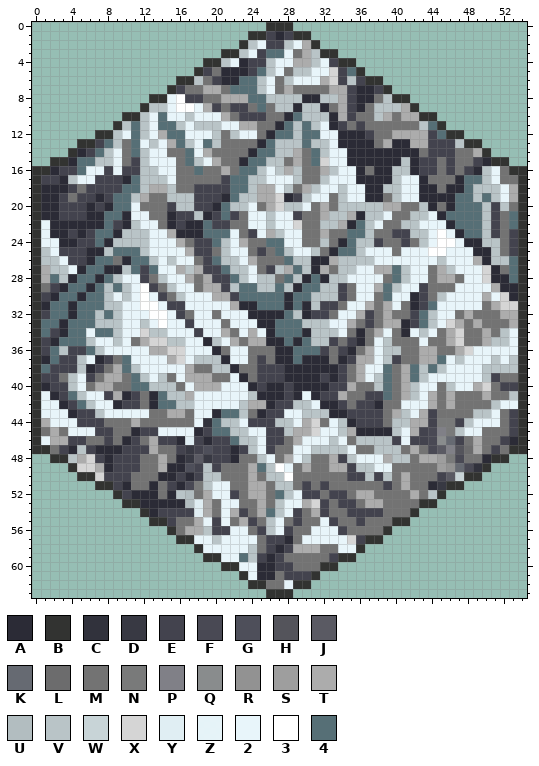
Pixel-art sprite, stored at desktop/asset/images/tiles/Tile_Mountain_Ice.png. That is the earlier state.
The file is 55x64 pixels. Colours within 5 levels of each other are drawn and written as one.
Palette (. is transparent): A #2b2b36  B #323331  C #31323c  D #383943  E #43434e  F #494954  G #4e4f5a  H #54545b  J #5a5a63  K #666a72  L #6c6c6d  M #737373  N #797a7a  P #808087  Q #898c8d  R #929292  S #9e9e9e  T #acacac  U #b2bdc0  V #b9c4c7  W #c8d4d7  X #d5d5d5  Y #e0eef3  Z #e8f5faf8  2 #e8f5fa  3 #ffffff  4 #566f76
Pixels before (only the part around the change), first column x 0:
 0 ..........................BBB..........................
 1 ........................BBEAEBB........................
 2 .......................BV2EEV2TB.......................
 3 .....................BBV2E442MTVBB.....................
 4 ...................BBV2AEEV22TTV2EBB...................
 5 ..................BEMAAAE4V2MVV22XE4B..................
 6 ................BBVMEAA44V2MV222TXEVEBB................
 7 ...............BEMMTTM444V2MTMMMMTTEAAEB...............
 8 .............BB23EEMMTTT44VVVVAAVVTEAAMVBB.............
 9 ............BVV2332TEMEEM4MVVAVVAMTEAMVVVTB............
10 ..........BBV2422V222TMEEEMMA4VVVATEMMVTMTTBB..........
11 .........BV4V244V2VVV22TTMMA4V4V2AEMEMMMMMMV4B.........
12 .......BBV24V2T44222VMV22MA44V4422AAAEMMTTTTE4BB.......
13 .....BBE4VM42V2T4V24VMMMMA4VVV4VV2AAAAMTAATTEEEVBB.....
14 ....BAE4V2M4V22MM42TMMMMA44VVTM4V22AAAAAAAAMEEEMMTB....
15 ..BBA44VV2MEV222M4V2TMMA44VVMTM4X22AAAAAAVAEEMEMMEABB..
16 BBAEE422E2EEVV22MM4MMTM44V2VTVMMTV22AMAAVVAEEMEMEAV2MBB
17 BEEAV22EEEA4VVV2MMMMME44VV222VMMV222AAAAV22AMMMA44V2MMB
18 BAAAEMEEEE44VTTVMMEEEE44VTT2VMTV22V22AAVV22AAMAA4VVV2TB
19 BAAEMEEAE44VTMMVVVEEEA4VVTTXAEV22MV22AAMV22AAAA44V4V2TB
20 BAAEEEAEA442MMMEVVEEA4VV2MTXVV2MTMVVVVVTTMMVAMA444VEVMB
21 BAAEEEAA44A22MMAEEVAE4EM22V22EMMTVVTAVV2MMVV2A4444VEM4B
22 B2AAAAAA4EAV22MAEAA4EEMM22V22XMMVVTA4V2MMVV222A444VEM4B
23 B2AAEAE44AVVV22TAAA4442ME2TV22MMTMM44VMMEEVV232A44VEMEB
24 B22AAEE4AVVVV222TMEE4V2TMM4422MMVMA4VVEMMEMV2332AAVVMEB
25 BV2EEEAAV444V2222TEEMV22MEM4V22VMA44V222M22233222AAVMEB
26 BVV2EEA44MA44V2V22ME4VV2TMMM4VVAATVVVV2222222V222TAVV4B
27 BTVV2A44AAV4E422TVTEE4VV2MEVT4VATMVV22TT4V22MTV222XAM4B
28 BT4VA44A4V22EMV22TMTEE4V2VVM4VA4AVV2222M4V22MTTM22XAA4B
29 BMEA44A4V4V23EMV22MTTEV44VV4VA44VVEM22T4V22EMMM2222TAAB
30 BEA44A44V2V232EMV222TTE44444A44VVVEM22M422AEMV2222T2XAB
31 BA44A444VV22332EE22222TAA444A4AVEEM22TMT2MAE422222MTXXB
32 BE44A44V4V222332EM22M222AAAA4VAEEM22TEMTMME4V22MTMMMTTB
33 B44A444VVV22V2322E222M222AA444VVV22TMEMTTAE4V2XTMTMMMTB
34 B4EA44244V22XVV222E22TM2T2A444AVVV2MAMT2MA2V2MTXMMTMV2B
35 BEA444V22V2MTXXVV22AV2TMTTAA4A4VVEMEAM2VMMM2MMTXMMTVV2B
36 BE4VEE4V22222TTXX222AM22MMMAA444EMEAMT2VVMMTTMMTX22222B
37 BA4EEV2AEM42222TX2VVVA22MEMAA4AAAMAETT2VEMMTT42V222V2VB
38 B4EEEVAEMT4V22222TMMVVAMMEEEAAAAAAEMT224MT4V4V2222VVVVB
39 BEEMV2EMTTM4V2VM2TTTMM2AMEEEAAAAEAEMT2V4MT4V222222VEMMB
40 BAEEV2MTTMM44VVVM2TTT222AEAAEAAAAEETMMV4MTV22MV22TXMEEB
41 B2AE4V22ETAEMA4VVT222222VAAAEA2AEETMMEE4MTV2TMTMMMTMMVB
42 B22AE4V22AEEMA44VV22222VTTAEEVV2AAEMEEAMM222TMTMMMMV22B
43 B222AEEV22222MMTTM22A44VMAEE22VVVAAEEEEMTV2TEMMMMVV2MEB
44 BT222EEEMMMTMMMMMM2C4VV2EEEVV2TXM2VAEEEMVVTTENNEV222MEB
45 BMTM222EEMMAEE2222AE44VV22EEVTTX22VTAAAAV2TEFPNV22MMMEB
46 B2TTEEMMEMAEMTEEAYEAEE4VV2EEMT222V2MVVVVE2EEFQKEMTMMEAB
47 BBMEAVEAAAEEETMMEDEGEEAEV2EMM22VVVV2MMVVVMTMFJPHLTMEMBB
48 ..BBVTXEAEEEMMTMADJDEEAMMV2MT2VMMTEV222TVVMTTSNFMMABB..
49 ....BXXTAEEEMMTAAGEVEMMMT4V32MTMMTTEVV22MMMMMSRKFCB....
50 .....BBXEEEMMMAAEAEVVMMMTMVV3MMMMMMEEVEVMTMMMEJWBB.....
51 .......BBEAMMAMEAFNV22MMTTMVVMEMEMMMMMMEMTMMADBB.......
52 .........BEAAAMAVUMT22EMTTM4V2EEMEEMTTMMMMTMVB.........
53 ..........BBAAAAAUYTM22MMTMV22TXEMEEMTTMMMMBB..........
54 ............BAEEEEYTM2TEMT4V2EMTEMMEEEEMMMB............
55 .............BBEMMT2E2MTEMV2MEMM2EMMEMMMBB.............
56 ...............BMTTVEE22MEV2EMM222EMMMMB...............
57 ................BB22V2222MEEAM22222XEBB................
58 ..................B22222VMEAETTTMM22B..................
59 ...................BB224VEAEMMMMMEBB...................
60 .....................BB22AAEEMMMBB.....................
61 .......................B2AAMEEEB.......................
62 ........................BBMMZBB........................
63 ..........................BBB..........................
The same view after the edit:
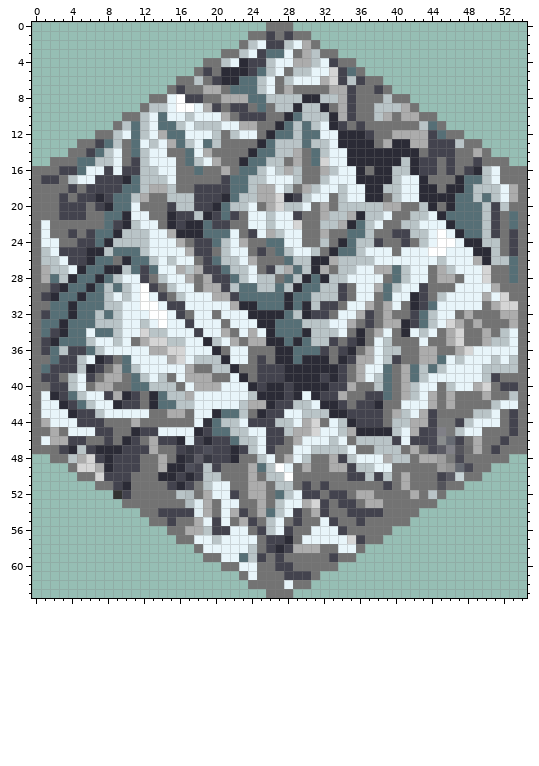
Changes in this commit:
Changed rows in their new state; - is an unchanged pixel.
first column x 0:
 0 --------------------------MMM--------------------------
 1 ------------------------MM-M-MM------------------------
 2 -----------------------M-------M-----------------------
 3 ---------------------MM---------MM---------------------
 4 -------------------MM-------------MM-------------------
 5 ------------------M-----------------M------------------
 6 ----------------MM-------------------MM----------------
 7 ---------------M--------------------MM-M---------------
 8 -------------MM---------------------MM--MM-------------
 9 ------------M-----------------------M-----M------------
10 ----------MM-------------------------------MM----------
11 ---------M-----------------------------------M---------
12 -------MM-------------------------------------MM-------
13 -----MM-----------------------------------------MM-----
14 ----MM--------------------------------------------M----
15 --MMM---------------------------------------------MMM--
16 MMM--------------------------------------------------MM
17 M--M--------------------------------------------------M
18 MMMM--------------------------------------------------M
19 MMM---------------------------------------------------M
20 MMM---M-----------------------------------------------M
21 MMM---MM----------------------------------------------M
22 M-MMMMMM----------------------------------------------M
23 M-MM-M------------------------------------------------M
24 M--MM-------------------------------------------------M
25 M-----------------------------------------------------M
26 M-----------------------------------------------------M
27 M--------------------------------------------------M--M
28 M--------------------------------------------------MM-M
29 M---------------------------------------------------MMM
30 M----------------------------------------------------MM
31 MM----------------------------------------------------M
32 M-----------------------------------------------------M
33 M-----------------------------------------------------M
34 M-----------------------------------------------------M
35 M-----------------------------------------------------M
36 M-----------------------------------------------------M
37 MM----------------------------------------------------M
38 M-----------------------------------------------------M
39 M-----------------------------------------------------M
40 MM----------------------------------------------------M
41 M-----------------------------------------------------M
42 M-----------------------------------------------------M
43 M-----------------------------------------------------M
44 M-----------------------------------------------------M
45 M-----------------------------------------------------M
46 M----------------------------------------------------MM
47 MM---------------------------------------------------MM
48 --MM----------------------------------------------MMM--
49 ----M--------------------------------------------MM----
50 -----MM-----------------------------------------MM-----
51 -------MM----M------------------------------MHMM-------
52 -----------MMM-M-----------------------------M---------
53 ----------MMMMMMM--------------------------MM----------
54 ------------MM----------------------------M------------
55 -------------MM-------------------------MM-------------
56 ---------------M-----------------------M---------------
57 ----------------MM-------------------MM----------------
58 ------------------M-----------------M------------------
59 -------------------MM-----M-------MM-------------------
60 ---------------------MM--MM-----MM---------------------
61 -----------------------M-MM----M-----------------------
62 ------------------------MM---MM------------------------
63 --------------------------MMM--------------------------
